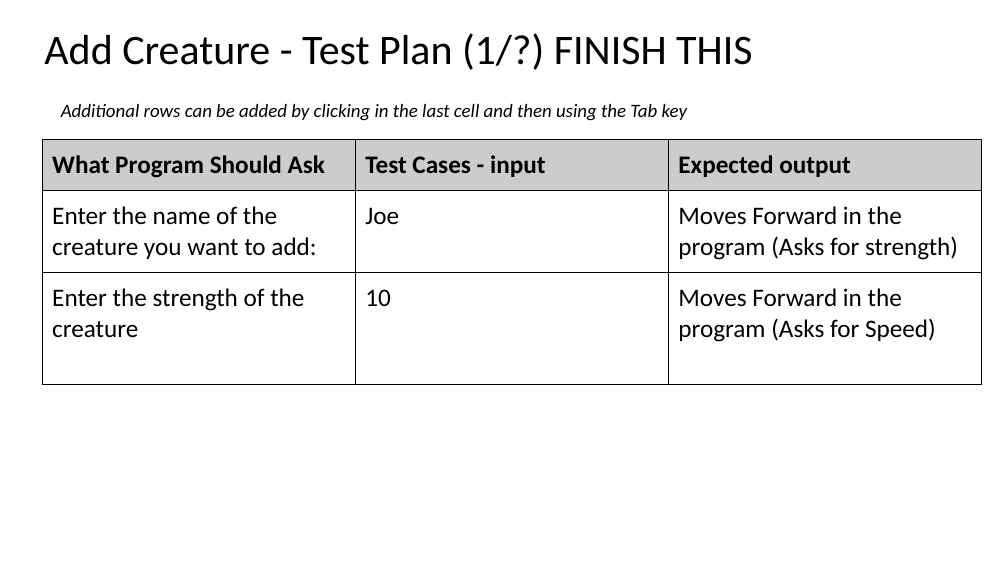
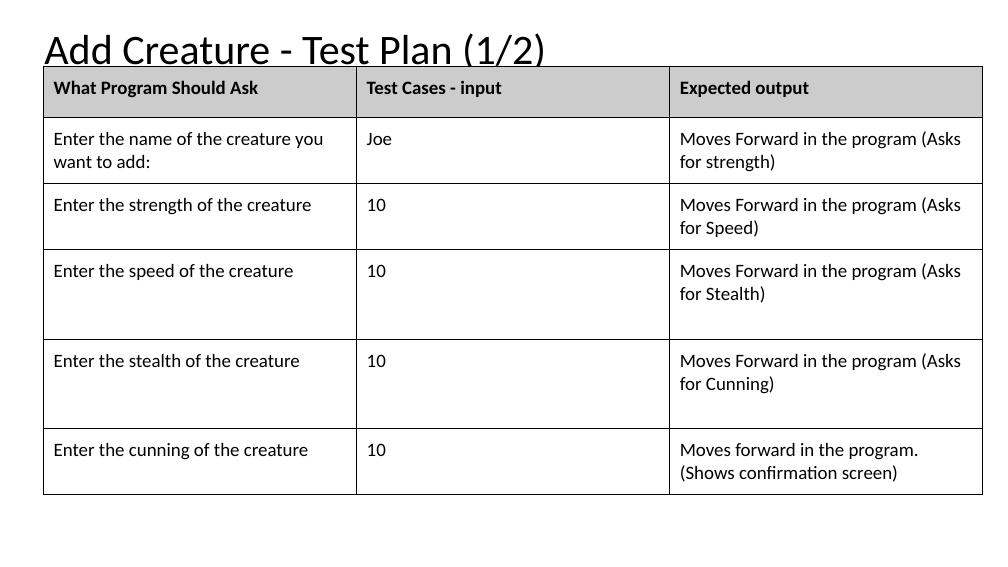
Before and after one commit to Jaxku/Assessment---Monster-Cards, a slide deck: slide 7 of 2.7 and 2.8 Documentation Template.pptx. Drawn at 1008x567 pixels with LibreOffice and Linux fonts; fonts in the diff are those of the drawing. Boxes give left, top, right and bottom in pixels: in the first picture for what was removed or moved away, otherwise in the second. Text is boxed around its words. In the diff, an @@ line names an element or a change of style, - is before the commit and + after.

```diff
--- a/2.7 and 2.8 Documentation Template.pptx
+++ b/2.7 and 2.8 Documentation Template.pptx
@@ title at (44,33,546,74): text changed @@
-Add Creature - Test Plan (1/?) FINISH THIS
+Add Creature - Test Plan (1/2)
@@ table at (44,67,983,490) @@
+row 4: Enter the speed of the creature | 10 | Moves Forward in the program (Asks for Stealth)
+row 5: Enter the stealth of the creature | 10 | Moves Forward in the program (Asks for Cunning)
+row 6: Enter the cunning of the creature | 10 | Moves forward in the program. (Shows confirmation screen)
@@ table: place and size @@
-table at (42,140,982,382)
+table at (44,67,983,490)
@@ text removed at (61,104,687,121) @@
-Additional rows can be added by clicking in the last cell and then using the Tab key
```
Also in this commit, not shown: 1 other slide changed, 3 slides added, 1 other file.
